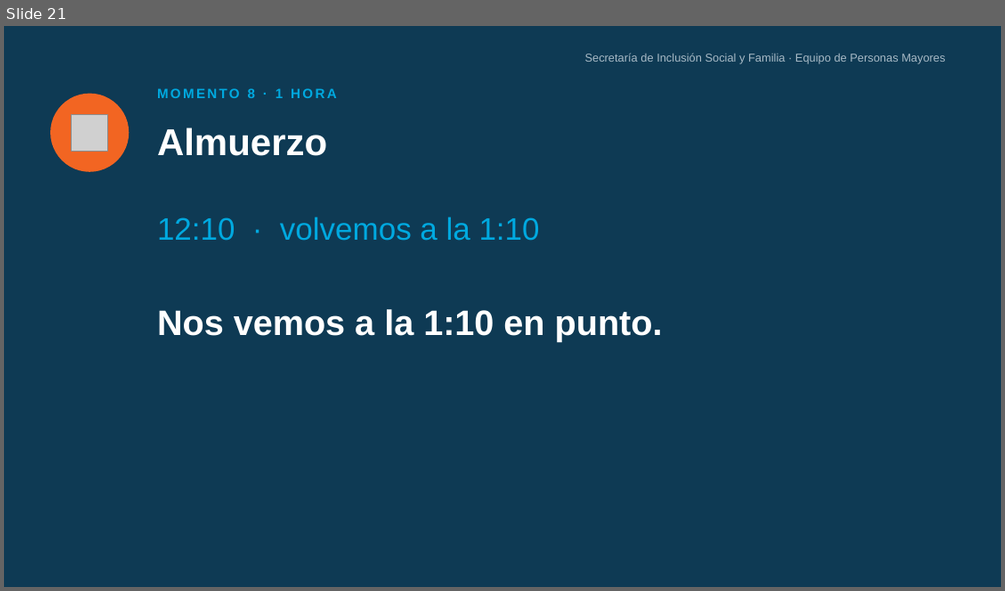
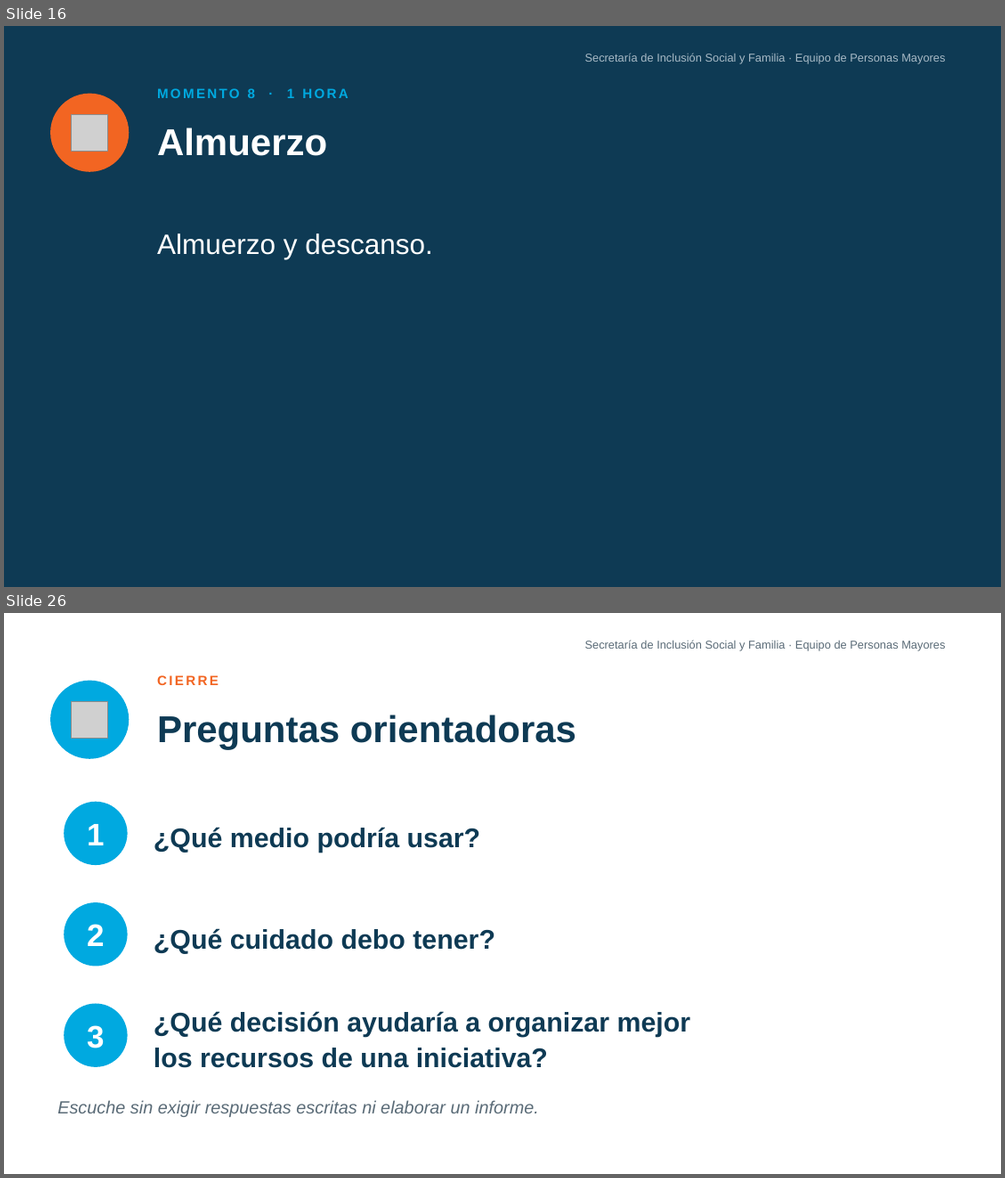
Before and after one commit to alquimia7ia-blip/Alquimia, a slide deck: docs/proyectos/personas-mayores/PPT_Sesion_5_Tecnologia_y_Dinero.pptx. Shown one above the other, each under a label of ours: slide 21 before the commit, slides 16 and 26 after it; the slides between them are not shown. The pictures are 1005x591 and 1005x1178 pixels, drawn with LibreOffice and Linux fonts; fonts in the diff are those of the drawing; grey boxes stand for pictures. Boxes give left, top, right and bottom in pixels: in the first picture for what was removed or moved away, otherwise in the second. Text is boxed around its words. In the diff, an @@ line names an element or a change of style, - is before the commit and + after.

```diff
--- a/docs/proyectos/personas-mayores/PPT_Sesion_5_Tecnologia_y_Dinero.pptx
+++ b/docs/proyectos/personas-mayores/PPT_Sesion_5_Tecnologia_y_Dinero.pptx
@@ slide 26 added at [4,613,1001,1174], background #FFFFFF @@
@@ text added at [585,640,945,651], 11 pt, text #5A6B77 @@
+Secretaría de Inclusión Social y Familia · Equipo de Personas Mayores
@@ ellipse added at [50,681,129,759], fill #00A9E0 @@
@@ text added at [157,675,218,685], 13 pt, text #F26522, bold @@
+CIERRE
@@ picture added at [72,701,107,737] @@
@@ text added at [157,714,576,750], 36 pt, text #0E3A54, bold @@
+Preguntas orientadoras
@@ ellipse added at [64,802,128,865], fill #00A9E0 @@
@@ text added at [87,824,104,845], 30 pt, text #FFFFFF, bold @@
+1
@@ text added at [154,827,481,852], 26 pt, text #0E3A54, bold @@
+¿Qué medio podría usar?
@@ ellipse added at [64,902,128,966], fill #00A9E0 @@
@@ text added at [87,924,104,946], 30 pt, text #FFFFFF, bold @@
+2
@@ text added at [154,928,495,954], 26 pt, text #0E3A54, bold @@
+¿Qué cuidado debo tener?
@@ ellipse added at [64,1004,128,1067], fill #00A9E0 @@
@@ text added at [154,1011,691,1068], 26 pt, text #0E3A54, bold @@
+¿Qué decisión ayudaría a organizar mejor
+los recursos de una iniciativa?
@@ text added at [87,1025,104,1048], 30 pt, text #FFFFFF, bold @@
+3
@@ text added at [57,1100,539,1117], 17 pt, text #5A6B77, italic @@
+Escuche sin exigir respuestas escritas ni elaborar un informe.
@@ what was slide 21 is now slide 16 @@
@@ slide 16 changed as well @@
@@ text "MOMENTO 8 · 1 HORA" rewrapped from [157,88,337,98] to [157,88,348,98] @@
@@ text removed at [157,216,540,240] @@
-12:10 · volvemos a la 1:10
@@ text added at [157,233,433,259], 27 pt, text #FFFFFF @@
+Almuerzo y descanso.
@@ text removed at [157,309,663,342] @@
-Nos vemos a la 1:10 en punto.
```
Also in this commit, not shown: 4 other slides changed, 21 other slides added, 24 slides removed, 1 other file.
